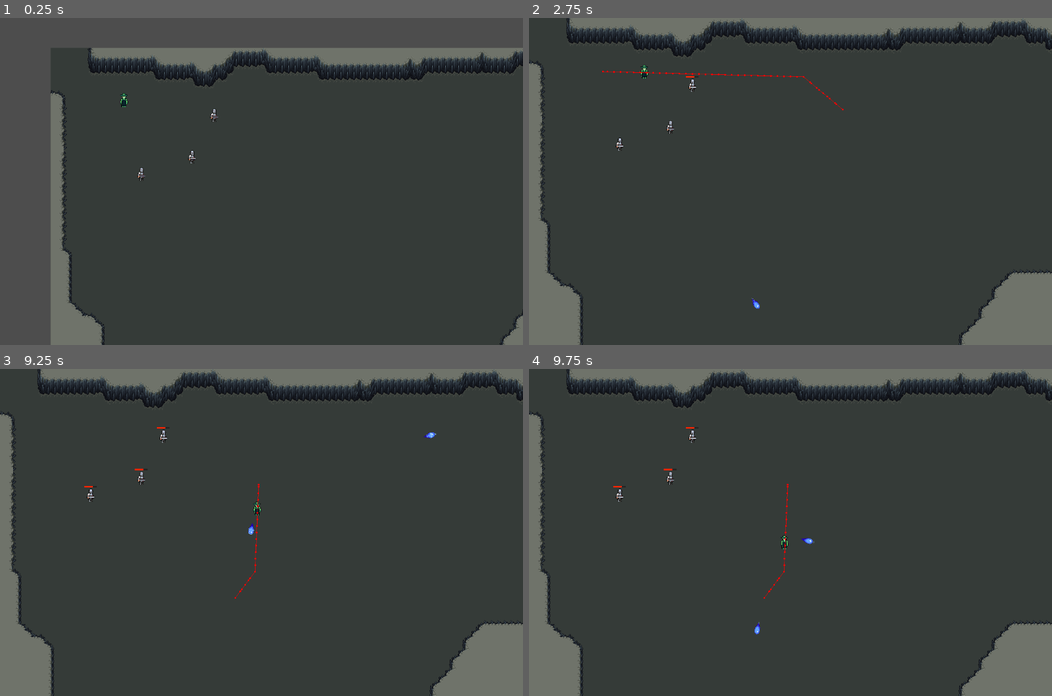
Above: before the commit, frames 1-4 (two rows, left to right).
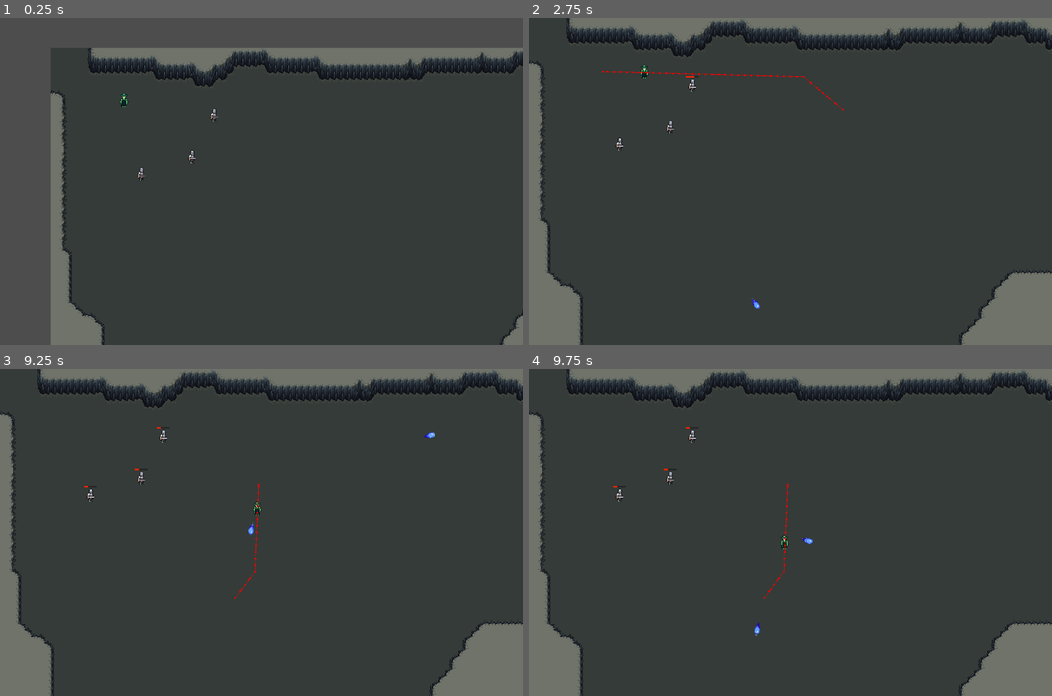
Above: after the commit, the same moments.

Repository: FictionalAroma/Firefly
Game: Godot game, scene res://Scenes/level.tscn
Same seed, same stepped clock (60 frames per second), same inputs: the game is played once before the commit and once after it.
Inputs (mouse positions are in pixels of both pictures, inside the frame that each line leads up to):
- Up to frame 1 (0.25 s): no input
- Up to frame 2 (2.75 s): move the mouse to (905, 165) at 0.52 s; click (905, 165) at 0.6 s; move the mouse to (685, 197) at 1.27 s; click (685, 197) at 1.35 s; move the mouse to (842, 109) at 2.02 s; right-click (842, 109) at 2.1 s; click (842, 109) at 2.3 s
- Up to frame 3 (9.25 s): move the mouse to (235, 597) at 2.77 s; click (235, 597) at 2.85 s; move the mouse to (418, 581) at 3.52 s; click (418, 581) at 3.6 s; move the mouse to (104, 483) at 4.27 s; right-click (104, 483) at 4.35 s; click (104, 483) at 4.55 s; tap Enter at 5, 8.75 s; move the mouse to (287, 532) at 5.02 s; click (287, 532) at 5.1 s; move the mouse to (183, 450) at 5.77 s; click (183, 450) at 5.85 s; move the mouse to (376, 516) at 6.52 s; right-click (376, 516) at 6.6 s; click (376, 516) at 6.8 s; tap Space at 7.25 s; move the mouse to (156, 548) at 7.27 s; click (156, 548) at 7.35 s; move the mouse to (313, 460) at 8.02 s; click (313, 460) at 8.1 s; move the mouse to (235, 597) at 8.77 s; right-click (235, 597) at 8.85 s; click (235, 597) at 9.05 s
- Up to frame 4 (9.75 s): move the mouse to (947, 581) at 9.52 s; click (947, 581) at 9.6 s

Frames 1-2 are identical in both runs. In frame 3, less than 0.1% of the frame differs, in the area x 16-84%, y 17-51%; in frame 4, less than 0.1%.

Commit message:
pooling on Fireballs

Diff:
--- a/Scripts/GameObjects/BasicBullet.gd
+++ b/Scripts/GameObjects/BasicBullet.gd
@@ -6,12 +6,16 @@
 
 var distanceToRemain: float
 var direction: Vector2
+
 func _ready():
-	distanceToRemain= bulletStats.baseRange;
 	spriteAnimation.play()
 
 
-func initalise(pointDirection: Vector2) -> void:
+func initalise(intialPosition: Vector2, pointDirection: Vector2) -> void:
+	global_position = intialPosition
+	distanceToRemain= bulletStats.baseRange
+
+
 	direction = pointDirection
 	global_rotation = pointDirection.angle()
 
@@ -31,7 +35,7 @@
 
 
 func Remove():
-	call_deferred("queue_free")
+	get_parent().remove_child(self)
 
 
 func HitPhysicalObject(_body:Node2D):
--- a/Scripts/GameObjects/staff.gd
+++ b/Scripts/GameObjects/staff.gd
@@ -1,13 +1,17 @@
 class_name Staff extends Node2D
 
+@onready var superParent: Node = get_parent().get_parent()
+
+@onready var fireballPool := NodePool.new(fireball_scene, 25)
+
 @export var fireball_scene : PackedScene
+
 
 func _physics_process(_delta: float):
 	look_at(get_global_mouse_position())
 
 func cast_fireball():
 	var click_position = get_global_mouse_position()
-	var fireball_instance: BasicBullet = fireball_scene.instantiate()
-	fireball_instance.global_position = global_position
-	fireball_instance.initalise(global_position.direction_to(click_position))
-	get_parent().get_parent().add_child(fireball_instance)
+	var fireball_instance: BasicBullet = fireballPool.GetNextAvalibleItem()
+	fireball_instance.initalise(global_position, global_position.direction_to(click_position))
+	superParent.add_child(fireball_instance)
--- a/Scripts/Utils/NodePool.gd
+++ b/Scripts/Utils/NodePool.gd
@@ -2,9 +2,10 @@
 
 var _objectToPool: PackedScene
 var _startObjectCount: int
-var AllowPoolExpansion: bool = true
+var allowPoolExpansion: bool = true
 
-var _itemPool: Array[Node] = []
+var _itemPool: Array[Variant] = []
+
 
 func _init(object: PackedScene, initialCount: int):
 	_objectToPool = object
@@ -17,12 +18,14 @@
 
 	#if we currently have less things in than we want
 	# resize array to the required number
-	if _itemPool.size() < toNumber:
-		_itemPool.resize(toNumber)
+	#turns out this fills with null
+	#if _itemPool.size() < toNumber:
+	#	_itemPool.resize(toNumber)
 
 	# keep adding till we are full
 	while _itemPool.size() < toNumber:
-		_itemPool.append(_objectToPool.instantiate())
+		var newItem = _objectToPool.instantiate()
+		_itemPool.append(newItem)
 
 
 func ClearPool():
@@ -31,16 +34,22 @@
 			nukeObject.queue_free()
 	)
 
-func GetNextAvalibleItem():
+func GetNextAvalibleItem() -> Node:
 	var found: Node = null
 	for obj in _itemPool:
-		if obj.is_inside_tree():
+		if !obj.is_inside_tree():
 			found = obj
+			break
 
-	if found != null and !AllowPoolExpansion:
+	if found != null or !allowPoolExpansion:
 		return found
 
 	var currentPoolCount = _itemPool.size()
 	var newPoolCount = currentPoolCount + (currentPoolCount/2);
 	InitalisePool(newPoolCount)
 	return GetNextAvalibleItem();
+
+func ActivateNextAvalibleItem(parent: Node) -> Node:
+	var item := GetNextAvalibleItem()
+	parent.add_child(item)
+	return item
